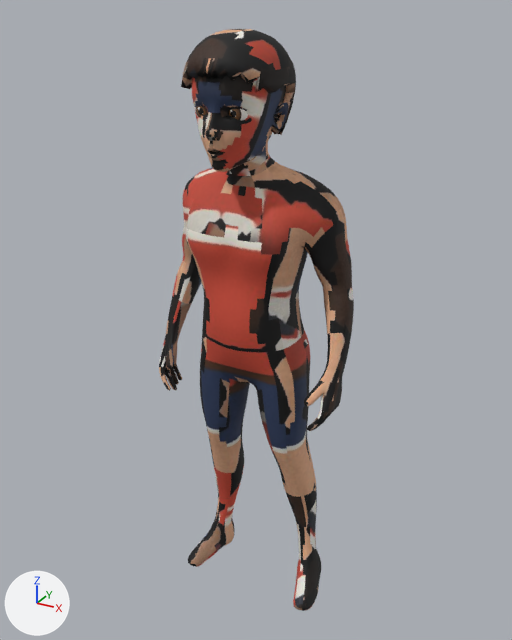
One commit to the glTF model public/games/starfall/hero.glb: the scene before it, then after it.
Before and after are seen from a 50 mm camera at (3.37, -6.26, 6.54) aimed at (0.03, -0.19, 3.51). The lights are fixed; the arrows at lower left show +X, +Y and +Z. The older version comes first. Vertices at exactly the same position are counted once.

Before the edit, the objects in view are built like this:
```python
me_plane = bpy.data.meshes.new('Plane')
me_plane.from_pydata(...)  # 8507 vertices, 16756 faces; spans x -1.08..1.08, y -0.99..0.27, z 0.01..6.38
# faces by material slot: [14164, 2592]
me_plane.materials.append(mat_hero)  # picture img_hero_tex
me_plane.materials.append(mat_heroeye)  # picture img_hero_eye
ob_body = bpy.data.objects.new('body', me_plane)
ob_body.location = (0.0, 0.0, 0.0)
```
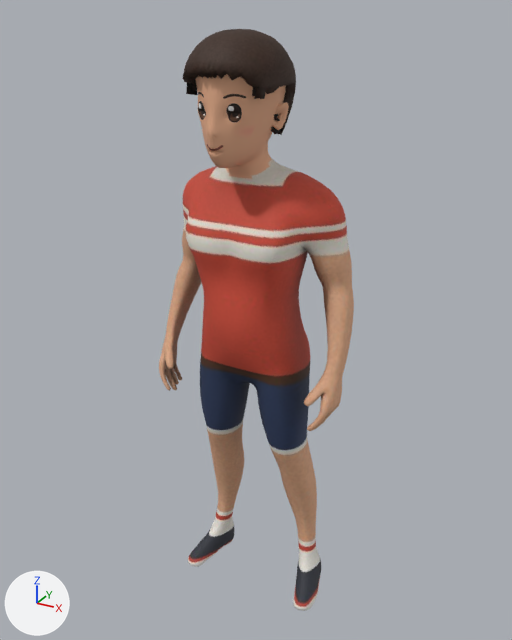
Location of each change, (x1, y1, x2, y2) in pixels of the pictures (512 x 640 px):
part 1 of me_plane, cut back
    before: (181, 60, 292, 161)
    after: (183, 60, 292, 161)
part 2 of me_plane, surface changed
    both: (159, 29, 354, 611)
part 3 of me_plane, recoloured (lighter)
    both: (195, 74, 289, 178)

Patch to the scene script:
```diff
--- a/public/games/starfall/hero.glb.py
+++ b/public/games/starfall/hero.glb.py
@@ img_hero_face @@
+img_hero_face = load_image('hero_face', '_unpacked/hero_face', 1024, 1024, 'sRGB')
@@ mat_heroface @@
+mat_heroface = principled_material('HeroFace')
+mat_heroface.texture = img_hero_face
+mat_heroface.roughness = 0.78
@@ me_plane @@
 # used by ob_body; location = (0.0, 0.0, 0.0)
-me_plane.from_pydata(...)  # 8507 vertices, 16756 faces; spans x -1.08..1.08, y -0.99..0.27, z 0.01..6.38
-me_plane.materials.append(mat_heroeye)  # picture img_hero_eye
+me_plane.from_pydata(...)  # 7179 vertices, 14220 faces; spans x -1.08..1.08, y -0.99..0.27, z 0.01..6.38
+# me_plane part 1: 775 vertices moved from x -0.47..0.47, y -0.99..-0.35, z 5.19..6.09 to x -0.46..0.46, y -0.96..-0.35, z 5.21..6.07; 1810 vertices removed from x -0.42..0.42, y -0.99..-0.7, z 5.32..5.95; 482 vertices added at x -0.4..0.4, y -0.96..-0.64, z 5.32..5.95
+# me_plane part 2: 11850 kept faces spanning x -1.08..1.08, y -0.99..0.27, z 0.01..6.38 get new texture (UV) coordinates
+# me_plane part 3: 2648 faces spanning x -0.41..0.41, y -0.96..-0.02, z 5.07..6.05 switch from mat_hero (picture img_hero_tex) to mat_heroface (picture img_hero_face)
```
